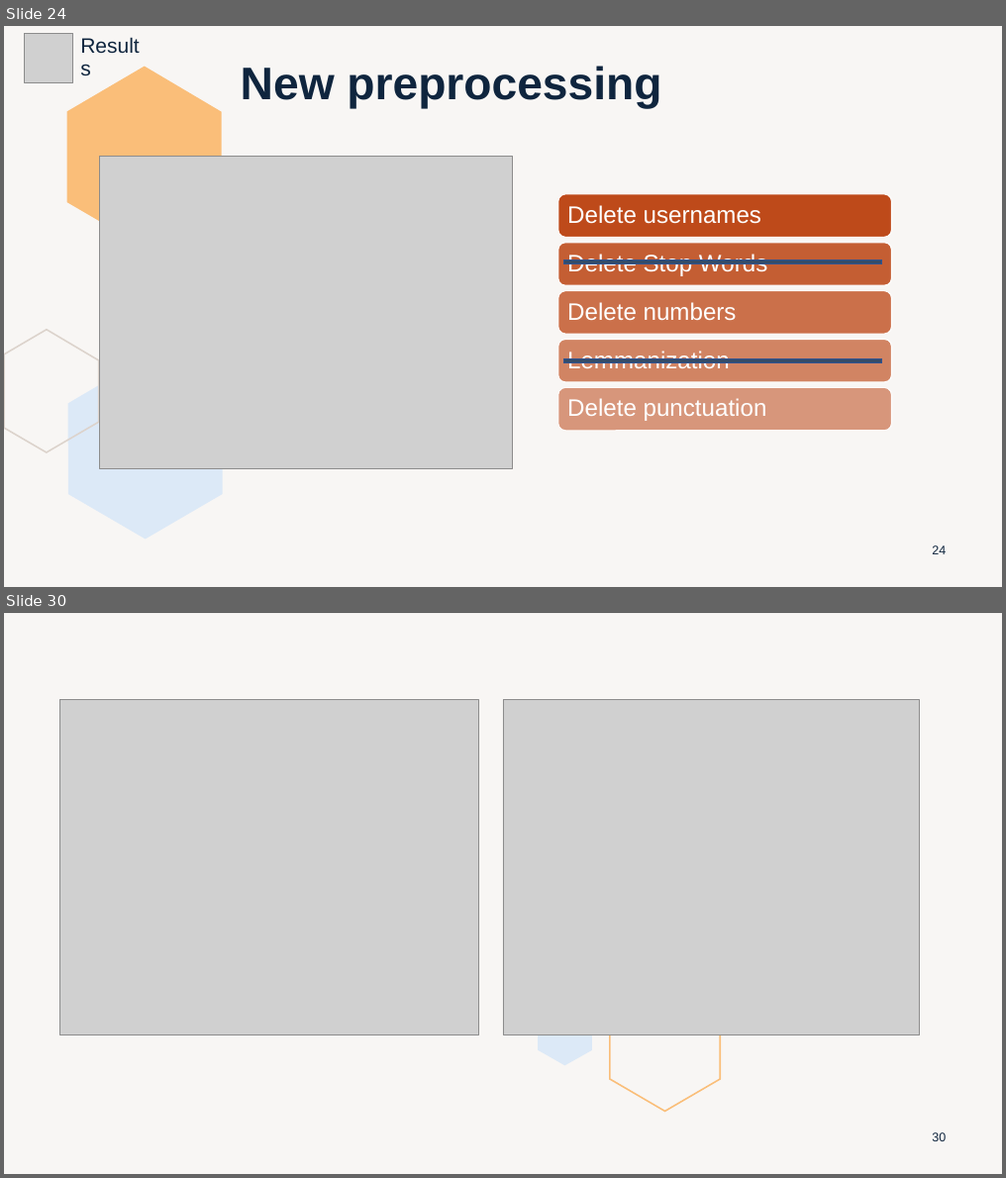
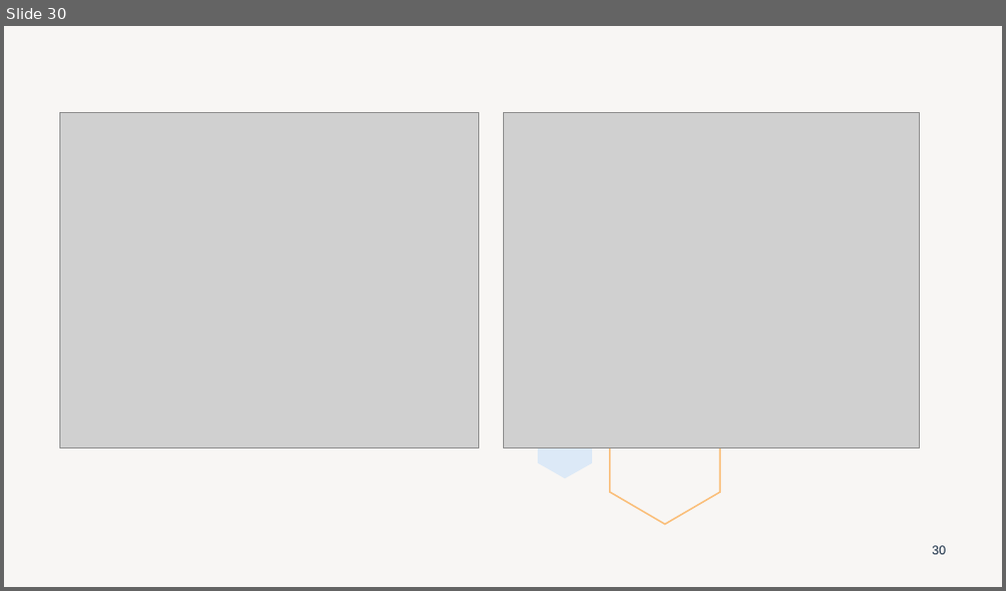
Before and after one commit to marti1999/TFG, a slide deck: informes/entrega final/presentation.pptx. Shown one above the other, each under a label of ours: slides 24 and 30 before the commit, slide 30 after it; the slides between them are not shown. The pictures are 1006x1178 and 1006x591 pixels, drawn with LibreOffice and Linux fonts; fonts in the diff are those of the drawing; grey boxes stand for pictures. Boxes give left, top, right and bottom in pixels: in the first picture for what was removed or moved away, otherwise in the second. Text is boxed around its words. In the diff, an @@ line names an element or a change of style, - is before the commit and + after.

```diff
--- a/informes/entrega final/presentation.pptx
+++ b/informes/entrega final/presentation.pptx
@@ slide 24 removed at (4,26,1002,587), background #DCD3CC at 20% opacity @@
@@ picture removed at (24,34,73,82) @@
@@ text removed at (73,40,152,76) @@
-Results
@@ freeform shape removed at (67,67,221,248) @@
@@ title removed at (241,66,661,109) @@
-New preprocessing
@@ picture removed at (99,157,512,470) @@
@@ math minus removed at (507,254,939,271) @@
@@ freeform shape removed at (4,330,99,453) @@
@@ freeform shape removed at (68,359,223,540) @@
@@ math minus removed at (507,353,939,370) @@
@@ group removed at (558,194,892,430): 5 rounded rectangles, 5 texts @@
-Delete usernames
-Delete Stop Words
-Delete numbers
-Lemmanization
-Delete punctuation
@@ page number removed at (932,546,945,555) @@
-24
```
Also in this commit, not shown: 23 slides changed, 5 slides added, 4 other slides removed, 1 other file.
